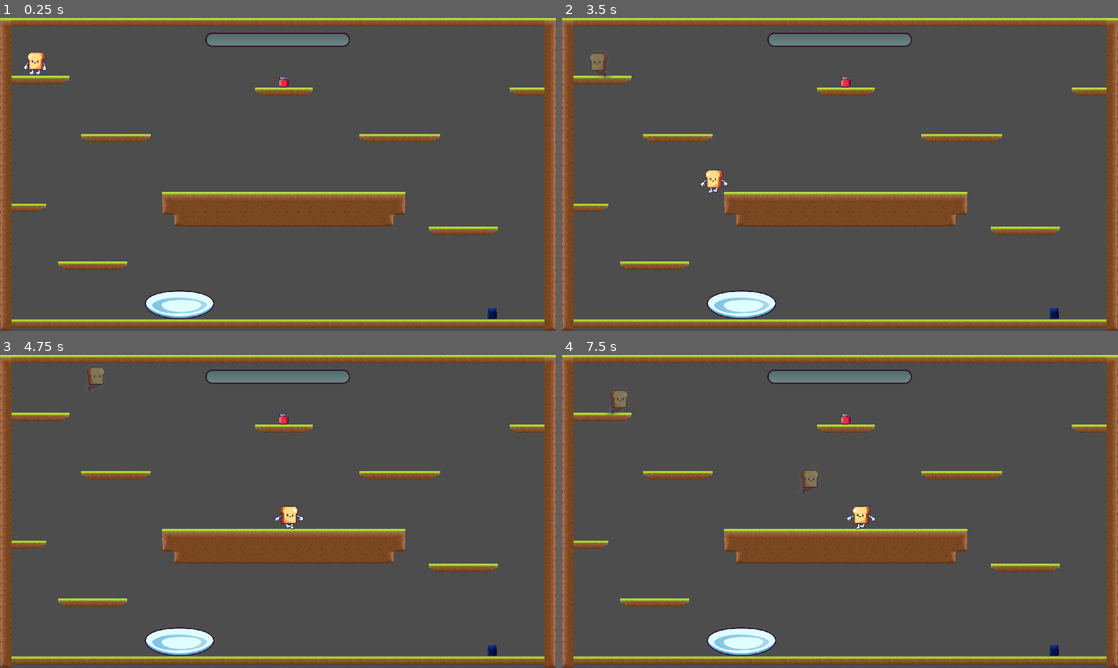
Above: before the commit, frames 1-4 (two rows, left to right).
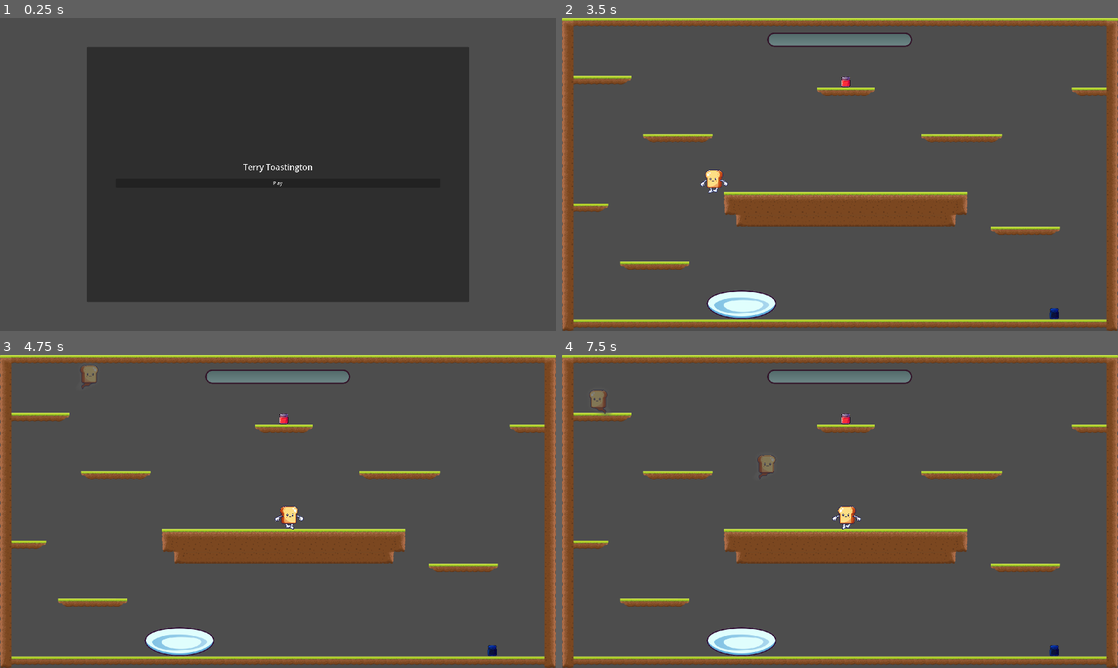
Above: after the commit, the same moments.

Repository: Alliance-of-Numpties/terry-toastington
Game: Godot game, scene res://scenes/home_menu.tscn
The game is run twice, just before and just after one commit, with the same random seed, the same clock (stepped at 60 frames per second) and the same inputs. Before the commit the project starts from res://scenes/main.tscn.
Inputs (mouse positions are in pixels of both pictures, inside the frame that each line leads up to):
- Up to frame 1 (0.25 s): no input
- Up to frame 2 (3.5 s): click (840, 183) at 0.5 s, where only the run after the commit has a clickable "Play"; tap Enter at 1.25 s; move the mouse to (962, 158) at 1.27 s; press the mouse at (962, 158) at 1.28 s; hold D (right) 1.28-2.78 s; tap Space (jump) at 1.52, 2.27 s; move the mouse to (728, 190) at 2.02 s; release the mouse at (728, 190) at 2.03 s; click (728, 190) at 2.1 s; move the mouse to (895, 105) at 2.77 s; press the mouse at (895, 105) at 2.78 s; hold A (left) from 2.78 s (still down)
- Up to frame 3 (4.75 s): move the mouse to (250, 574) at 3.52 s; release A (left) at 3.53 s; release the mouse at (250, 574) at 3.53 s; hold D (right) from 3.53 s (still down); click (250, 574) at 3.6 s; tap Space (jump) at 3.77, 4.52 s; move the mouse to (444, 558) at 4.27 s; press the mouse at (444, 558) at 4.28 s
- Up to frame 4 (7.5 s): tap Escape (pause, bound only after the commit) at 4.9 s; release D (right) at 5 s; release the mouse at (1006, 558) at 5 s; click (840, 486) at 5 s, where only the run after the commit has a clickable "Resume"; move the mouse to (673, 464) at 5.77 s; hold A (left) 5.78-6.53 s; click (673, 464) at 5.85 s; tap Space (jump) at 6.02 s; move the mouse to (867, 511) at 6.52 s; press the mouse at (867, 511) at 6.53 s; hold D (right) 6.53-7.28 s; move the mouse to (756, 433) at 7.27 s; release the mouse at (756, 433) at 7.28 s; hold A (left) from 7.28 s (still down); click (756, 433) at 7.35 s

The runs differ from the first frame. In frame 1, 68% of the frame differs, in the area x 0-100%, y 0-100%; in frame 2, 0.2%; in frame 3, 0.2%; in frame 4, 1.0%.

Commit message:
Add a pause menu and connect up the home menu

Diff:
--- a/project.godot
+++ b/project.godot
@@ -11,7 +11,7 @@
 [application]
 
 config/name="MiniJameGam24"
-run/main_scene="res://scenes/main.tscn"
+run/main_scene="res://scenes/home_menu.tscn"
 config/features=PackedStringArray("4.1", "Forward Plus")
 config/icon="res://icon.svg"
 
@@ -44,6 +44,11 @@
 "events": [Object(InputEventMouseButton,"resource_local_to_scene":false,"resource_name":"","device":-1,"window_id":0,"a …(259 unchanged characters)…
 ]
 }
+pause={
+"deadzone": 0.5,
+"events": [Object(InputEventKey,"resource_local_to_scene":false,"resource_name":"","device":-1,"window_id":0,"alt_pressed":false,"shift_pressed":false,"ctrl_pressed":false,"meta_pressed":false,"pressed":false,"keycode":0,"physical_keycode":4194305,"key_label":0,"unicode":0,"echo":false,"script":null)
+]
+}
 
 [layer_names]
 
--- a/scenes/home_menu.gd
+++ b/scenes/home_menu.gd
@@ -1,14 +1,6 @@
-extends Node2D
+extends Node
 
-
-# Called when the node enters the scene tree for the first time.
-func _ready():
-	pass  # Replace with function body.
-
-
-# Called every frame. 'delta' is the elapsed time since the previous frame.
-func _process(delta):
-	pass
+@export var game_scene: PackedScene
 
 
 func _on_play_button_pressed():
--- a/scenes/home_menu.tscn
+++ b/scenes/home_menu.tscn
@@ -2,12 +2,50 @@
 
 [ext_resource type="Script" path="res://scenes/home_menu.gd" id="1_a04vd"]
 
-[node name="HomeMenu" type="Node2D"]
+[node name="HomeMenu" type="Control"]
+layout_mode = 3
+anchors_preset = 15
+anchor_right = 1.0
+anchor_bottom = 1.0
+grow_horizontal = 2
+grow_vertical = 2
 script = ExtResource("1_a04vd")
 
-[node name="PlayButton" type="Button" parent="."]
-offset_right = 8.0
-offset_bottom = 8.0
+[node name="MarginContainer" type="MarginContainer" parent="."]
+layout_mode = 1
+anchors_preset = 15
+anchor_right = 1.0
+anchor_bottom = 1.0
+grow_horizontal = 2
+grow_vertical = 2
+theme_override_constants/margin_left = 300
+theme_override_constants/margin_top = 100
+theme_override_constants/margin_right = 300
+theme_override_constants/margin_bottom = 100
+
+[node name="PanelContainer" type="PanelContainer" parent="MarginContainer"]
+layout_mode = 2
+
+[node name="MarginContainer" type="MarginContainer" parent="MarginContainer/PanelContainer"]
+layout_mode = 2
+theme_override_constants/margin_left = 100
+theme_override_constants/margin_top = 100
+theme_override_constants/margin_right = 100
+theme_override_constants/margin_bottom = 100
+
+[node name="VBoxContainer" type="VBoxContainer" parent="MarginContainer/PanelContainer/MarginContainer"]
+layout_mode = 2
+theme_override_constants/separation = 20
+alignment = 1
+
+[node name="Label" type="Label" parent="MarginContainer/PanelContainer/MarginContainer/VBoxContainer"]
+layout_mode = 2
+theme_type_variation = &"HeaderLarge"
+text = "Terry Toastington"
+horizontal_alignment = 1
+
+[node name="PlayButton" type="Button" parent="MarginContainer/PanelContainer/MarginContainer/VBoxContainer"]
+layout_mode = 2
 text = "Play"
 
-[connection signal="pressed" from="PlayButton" to="." method="_on_play_button_pressed"]
+[connection signal="pressed" from="MarginContainer/PanelContainer/MarginContainer/VBoxContainer/PlayButton" to="." method="_on_play_button_pressed"]
--- a/scenes/main.gd
+++ b/scenes/main.gd
@@ -1,19 +1,41 @@
-extends Node2D
+extends Node
 
 var current_scene
 var current_level_node
 
+@onready var pause_menu = $PauseMenu
+
+@export var scenes: Array[PackedScene]
+@export var home_menu_scene: PackedScene
+
 
 func _ready():
-	var level1_scene = load("res://scenes/level1.tscn")
-	current_scene = level1_scene
+	current_scene = scenes[0]
 	print(current_scene)
+	start_level()
+
+func start_level():
 	current_level_node = current_scene.instantiate()
 	add_child(current_level_node)
-
+	# Ensure the pause menu remains on top
+	remove_child(pause_menu)
+	add_child(pause_menu)
 
 func reload_current_scene():
 	remove_child(current_level_node)
 	current_level_node.queue_free()
-	current_level_node = current_scene.instantiate()
-	add_child(current_level_node)
+	start_level()
+
+func _input(event):
+	if event.is_action_pressed("pause"):
+		pause_menu.visible = true
+		get_tree().paused = true
+
+func resume_game():
+	pause_menu.visible = false
+	get_tree().paused = false
+
+
+func exit_to_menu():
+	get_tree().change_scene_to_packed(home_menu_scene)
+	get_tree().paused = false
--- a/scenes/main.tscn
+++ b/scenes/main.tscn
@@ -1,9 +1,68 @@
-[gd_scene load_steps=3 format=3 uid="uid://doscg0l784buy"]
+[gd_scene load_steps=5 format=3 uid="uid://doscg0l784buy"]
 
 [ext_resource type="Script" path="res://scenes/main.gd" id="1_eweg8"]
-[ext_resource type="PackedScene" path="res://music.tscn" id="2_vim5l"]
+[ext_resource type="PackedScene" uid="uid://drl07qwrgk6kx" path="res://scenes/level1.tscn" id="2_a0qif"]
+[ext_resource type="PackedScene" uid="uid://y4myx5d48fjb" path="res://music.tscn" id="2_vim5l"]
+[ext_resource type="PackedScene" uid="uid://djqwrq68u16oe" path="res://scenes/home_menu.tscn" id="3_c6lai"]
 
-[node name="Main" type="Node2D"]
+[node name="Main" type="Node"]
 script = ExtResource("1_eweg8")
+scenes = Array[PackedScene]([ExtResource("2_a0qif")])
+home_menu_scene = ExtResource("3_c6lai")
 
 [node name="Music" parent="." instance=ExtResource("2_vim5l")]
+
+[node name="PauseMenu" type="Control" parent="."]
+process_mode = 2
+visible = false
+z_index = 200
+layout_mode = 3
+anchors_preset = 15
+anchor_right = 1.0
+anchor_bottom = 1.0
+grow_horizontal = 2
+grow_vertical = 2
+
+[node name="MarginContainer" type="MarginContainer" parent="PauseMenu"]
+layout_mode = 1
+anchors_preset = 15
+anchor_right = 1.0
+anchor_bottom = 1.0
+grow_horizontal = 2
+grow_vertical = 2
+theme_override_constants/margin_left = 550
+theme_override_constants/margin_top = 250
+theme_override_constants/margin_right = 550
+theme_override_constants/margin_bottom = 250
+
+[node name="PanelContainer" type="PanelContainer" parent="PauseMenu/MarginContainer"]
+layout_mode = 2
+
+[node name="MarginContainer" type="MarginContainer" parent="PauseMenu/MarginContainer/PanelContainer"]
+layout_mode = 2
+theme_override_constants/margin_left = 100
+theme_override_constants/margin_top = 100
+theme_override_constants/margin_right = 100
+theme_override_constants/margin_bottom = 100
+
+[node name="VBoxContainer" type="VBoxContainer" parent="PauseMenu/MarginContainer/PanelContainer/MarginContainer"]
+layout_mode = 2
+theme_override_constants/separation = 50
+
+[node name="Label" type="Label" parent="PauseMenu/MarginContainer/PanelContainer/MarginContainer/VBoxContainer"]
+layout_mode = 2
+theme_type_variation = &"HeaderMedium"
+text = "Paused"
+horizontal_alignment = 1
+
+[node name="Resume" type="Button" parent="PauseMenu/MarginContainer/PanelContainer/MarginContainer/VBoxContainer"]
+layout_mode = 2
+text = "Resume"
+
+[node name="Exit To Menu" type="Button" parent="PauseMenu/MarginContainer/PanelContainer/MarginContainer/VBoxContainer"]
+layout_mode = 2
+text = "Exit to Menu
+"
+
+[connection signal="pressed" from="PauseMenu/MarginContainer/PanelContainer/MarginContainer/VBoxContainer/Resume" to="." method="resume_game"]
+[connection signal="pressed" from="PauseMenu/MarginContainer/PanelContainer/MarginContainer/VBoxContainer/Exit To Menu" to="." method="exit_to_menu"]
--- a/scenes/ollitest.tscn
+++ b/scenes/ollitest.tscn
@@ -19,6 +19,6 @@
 
 [node name="Music" parent="." instance=ExtResource("3_kigmp")]
 
-[connection signal="body_entered" from="World/@Area2D@28634" to="World/@Area2D@28634" method="_on_body_entered" flags=18]
-[connection signal="body_entered" from="World/@Area2D@28636" to="World/@Area2D@28636" method="_on_body_entered" flags=18]
-[connection signal="body_entered" from="World/@Area2D@28637" to="World/@Area2D@28637" method="_on_body_entered" flags=18]
+[connection signal="body_entered" from="World/@Area2D@18286" to="World/@Area2D@18286" method="_on_body_entered" flags=18]
+[connection signal="body_entered" from="World/@Area2D@18288" to="World/@Area2D@18288" method="_on_body_entered" flags=18]
+[connection signal="body_entered" from="World/@Area2D@18289" to="World/@Area2D@18289" method="_on_body_entered" flags=18]
--- a/scripts/PlayerPath.gd
+++ b/scripts/PlayerPath.gd
@@ -16,11 +16,9 @@
 		x_scale = _x_scale
 
 class Recording:
-	var start_time: float
 	var points: Array[TimedPoint]
 
-	func _init(_start_time: float, _points: Array[TimedPoint]):
-		start_time = _start_time
+	func _init(_points: Array[TimedPoint]):
 		points = _points
 
 	func get_point_for_time(time: float) -> TimedPoint:
@@ -41,7 +39,7 @@
 		var time_progress = (time - prev_point.time) / time_delta
 		return TimedPoint.new(time, prev_point.position.lerp(next_point.position, time_progress), prev_point.x_scale)
 
-@onready var recording: Recording = Recording.new(Time.get_ticks_msec(), [TimedPoint.new(0.0, player.position, player.model.scale.x)])
+@onready var recording: Recording = Recording.new([TimedPoint.new(0.0, player.position, player.model.scale.x)])
 var timer: Timer
 @export var spawn_time: float = 3.0
 
@@ -53,14 +51,14 @@
 	timer.timeout.connect(_on_timeout)
 	timer.start(spawn_time)
 
-func _physics_process(_delta):
+func _physics_process(delta):
 	if recording != null:
-		var new_point = TimedPoint.new(Time.get_ticks_msec() - recording.start_time, player.position, player.model.scale.x)
+		var prev_point = recording.points[-1]
+		var new_point = TimedPoint.new(delta * 1000 + prev_point.time, player.position, player.model.scale.x)
 		recording.points.append(new_point)
 
 func spawn_child():
 	var child = ghoast_scene.instantiate() as PlayerPathFollow
-	child.start_time = Time.get_ticks_msec()
 	child.recording = recording
 	add_child(child)
 	audio_stream_player.play()
--- a/scripts/PlayerPathFollow.gd
+++ b/scripts/PlayerPathFollow.gd
@@ -3,10 +3,11 @@
 class_name PlayerPathFollow
 
 var recording: PlayerPath.Recording = null
-var start_time: int = 0
+var run_time: int = 0
 
-func _physics_process(_delta):
+func _physics_process(delta):
 	if recording != null:
-		var timed_point = recording.get_point_for_time(Time.get_ticks_msec() - start_time)
+		run_time += delta * 1000 # msecs
+		var timed_point = recording.get_point_for_time(run_time)
 		position = timed_point.position
 		scale.x = sign(timed_point.x_scale) * abs(scale.x)
--- a/tiles.tres
+++ b/tiles.tres
@@ -13,7 +13,6 @@
 scenes/3/scene = ExtResource("3_m1ix3")
 scenes/4/scene = ExtResource("3_wea8o")
 scenes/5/scene = ExtResource("4_0tjgi")
-scenes/5/display_placeholder = ExtResource("4_0tjgi")
 
 [sub_resource type="TileSetAtlasSource" id="TileSetAtlasSource_818o3"]
 texture = ExtResource("1_cl5sa")
Not shown: 1 places in scenes/ollitest.tscn that only renumber resources
Not shown: 1 places in tiles.tres that only renumber resources
